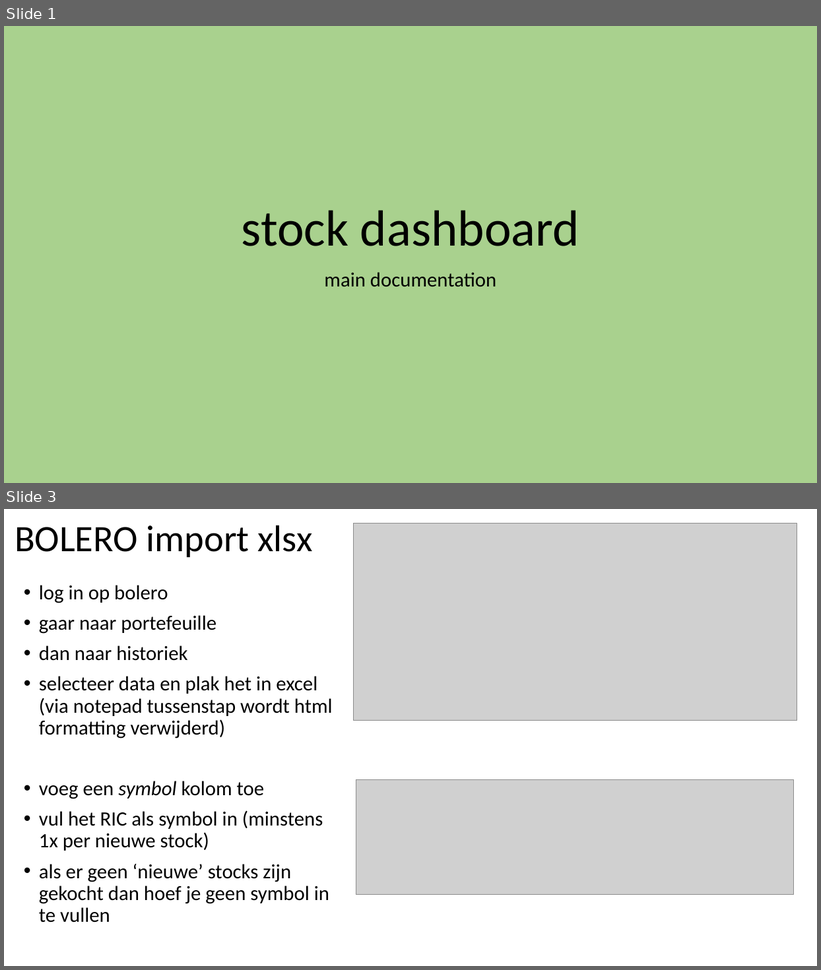
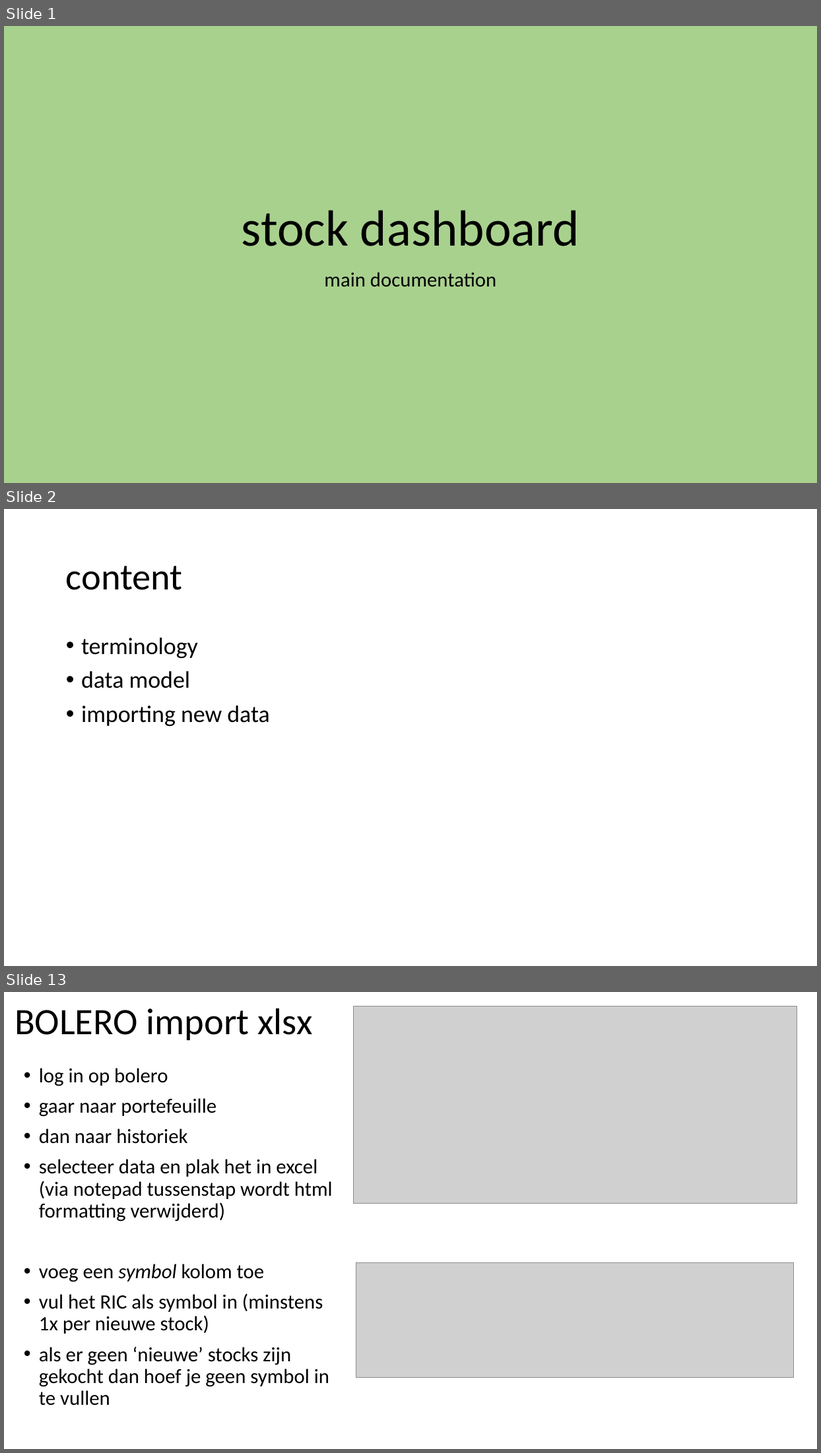
Before and after one commit to jorritvm/stocks_dashboard, a slide deck: doc/stock_dashboard_documentation.pptx. Shown one above the other, each under a label of ours: slides 1 and 3 before the commit, slides 1, 2 and 13 after it; the slides between them are not shown. The pictures are 821x970 and 821x1453 pixels, drawn with LibreOffice and Linux fonts; fonts in the diff are those of the drawing; grey boxes stand for pictures. Boxes give left, top, right and bottom in pixels: in the first picture for what was removed or moved away, otherwise in the second. Text is boxed around its words. In the diff, an @@ line names an element or a change of style, - is before the commit and + after.

```diff
--- a/doc/stock_dashboard_documentation.pptx
+++ b/doc/stock_dashboard_documentation.pptx
@@ slide 2 added at [4,509,817,966], background #FFFFFF @@
@@ title added at [66,566,183,590], 44 pt, text #000000 @@
+content
@@ text added at [81,638,270,726], 28 pt, text #000000 @@
+• terminology
+• data model
+• importing new data
@@ what was slide 3 is now slide 13 @@
```
Also in this commit, not shown: 3 slides changed, 7 other slides added, 3 slides removed, 15 other files.
